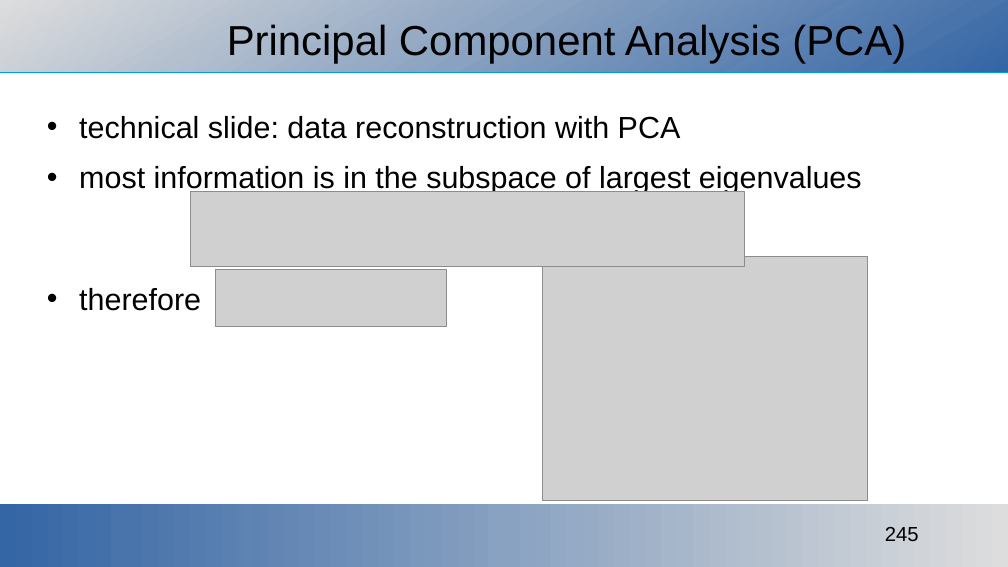
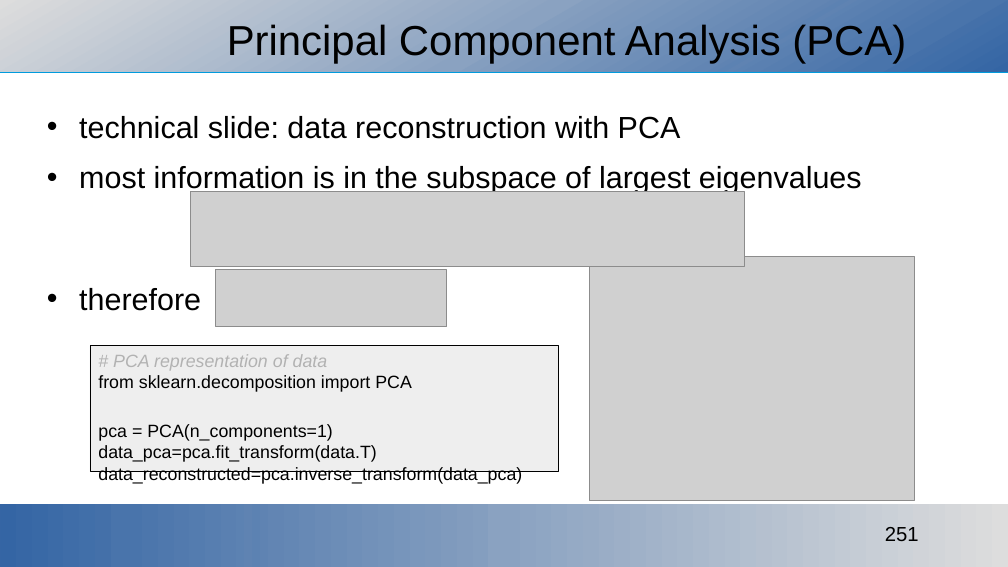
Before and after one commit to ajakovac/ML-in-Practice-I, a slide deck: slide 251 of ML in practice.odp (slide 245 before the commit). Drawn at 1008x567 pixels with LibreOffice and Linux fonts; fonts in the diff are those of the drawing; grey boxes stand for pictures; background and template pictures are left out. Boxes give left, top, right and bottom in pixels: in the first picture for what was removed or moved away, otherwise in the second. Text is boxed around its words. In the diff, an @@ line names an element or a change of style, - is before the commit and + after.

```diff
--- a/ML in practice.odp
+++ b/ML in practice.odp
@@ picture: place and size @@
-picture at <box>542,256,868,500</box>
+picture at <box>589,256,915,500</box>
@@ rectangle added at <box>90,346,558,472</box>, fill #EEEEEE, outline #000000 0.51 pt, 14 pt, text #000000 @@
+# PCA representation of data
+from sklearn.decomposition import PCA
+pca = PCA(n_components=1)
+data_pca=pca.fit_transform(data.T)
+data_reconstructed=pca.inverse_transform(data_pca)
@@ page number at <box>885,527,919,541</box>: text changed @@
-245
+251
```
Also in this commit, not shown: 6 other slides changed, 15 slides added, 16 other files.
